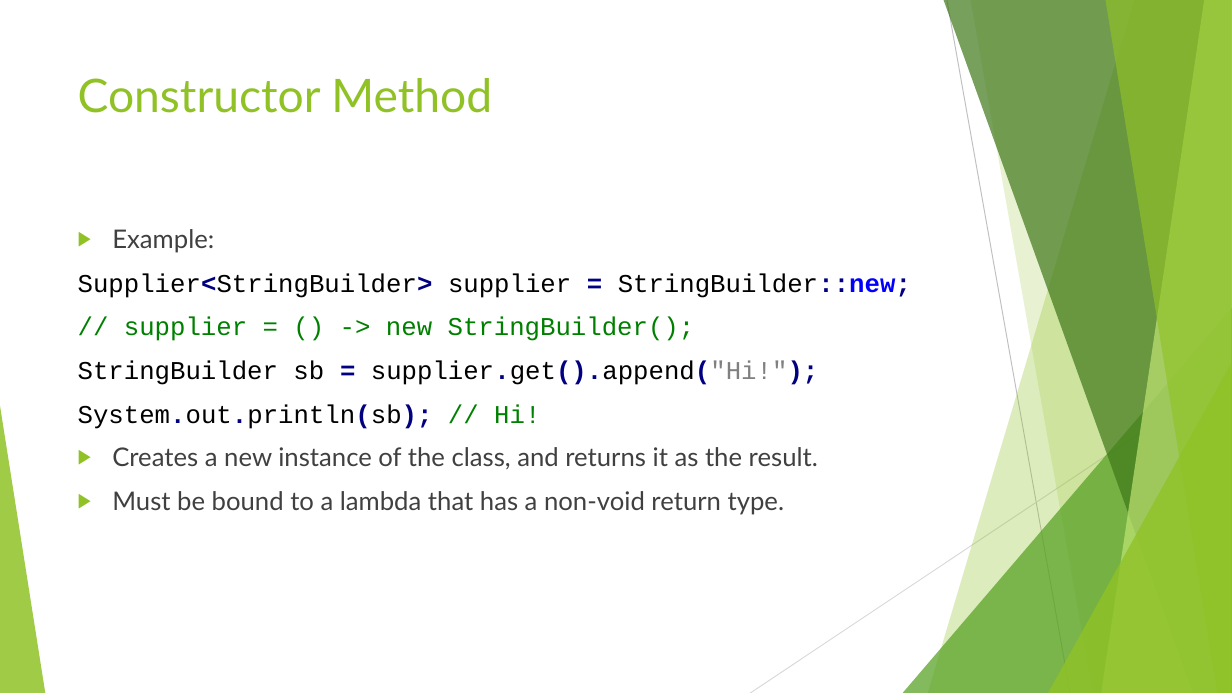
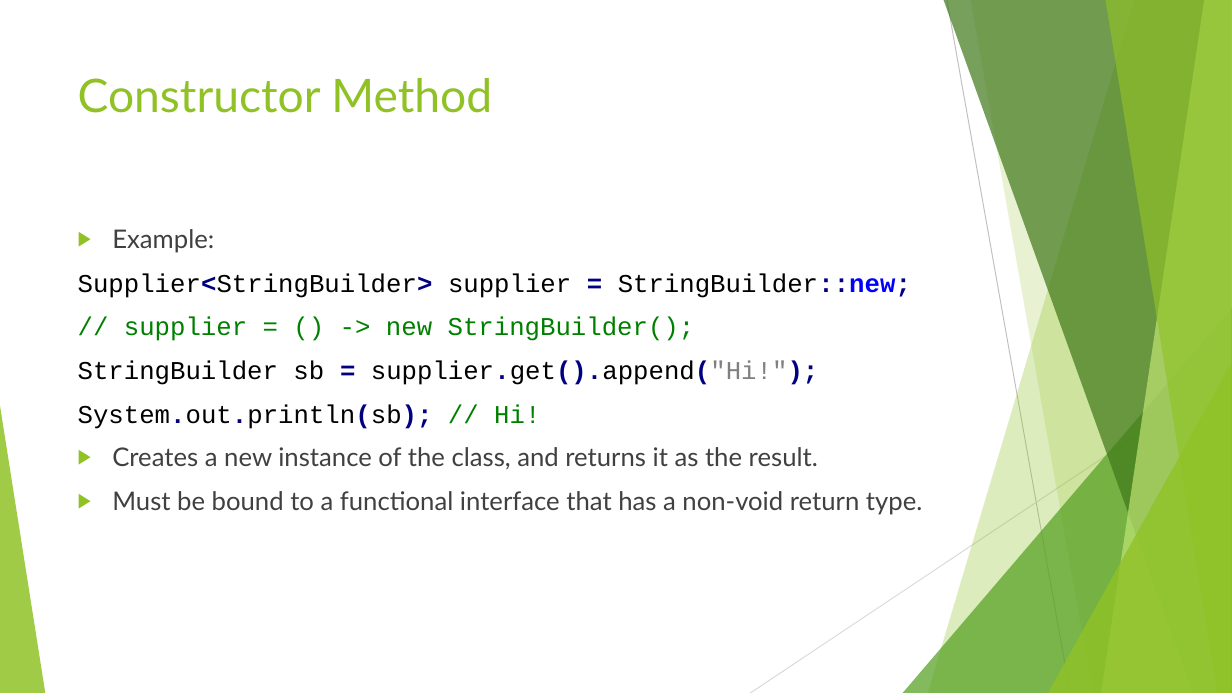
Before and after one commit to RichardRoda/2017-CodePaLOUsa-Lambda, a slide deck: slide 20 of Learning to Love the Lambda in the Stream.pptx. Drawn at 1232x693 pixels with LibreOffice and Linux fonts; fonts in the diff are those of the drawing. Boxes give left, top, right and bottom in pixels: in the first picture for what was removed or moved away, otherwise in the second. Text is boxed around its words. In the diff, an @@ line names an element or a change of style, - is before the commit and + after.

```diff
--- a/Learning to Love the Lambda in the Stream.pptx
+++ b/Learning to Love the Lambda in the Stream.pptx
@@ text at <box>112,491,922,515</box>: text changed @@
-▶ Must be bound to a lambda that has a non-void return type.
+▶ Must be bound to a functional interface that has a non-void return type.
```
Also in this commit, not shown: 7 other slides changed, 1 other file.
